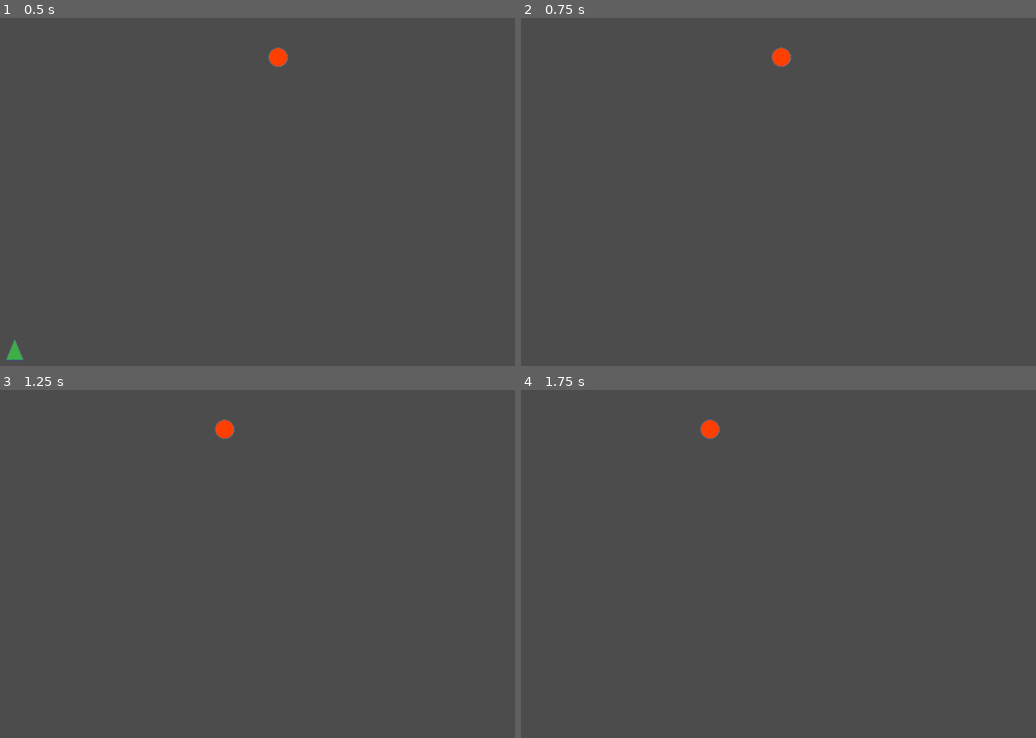
Above: before the commit, frames 1-4 (two rows, left to right).
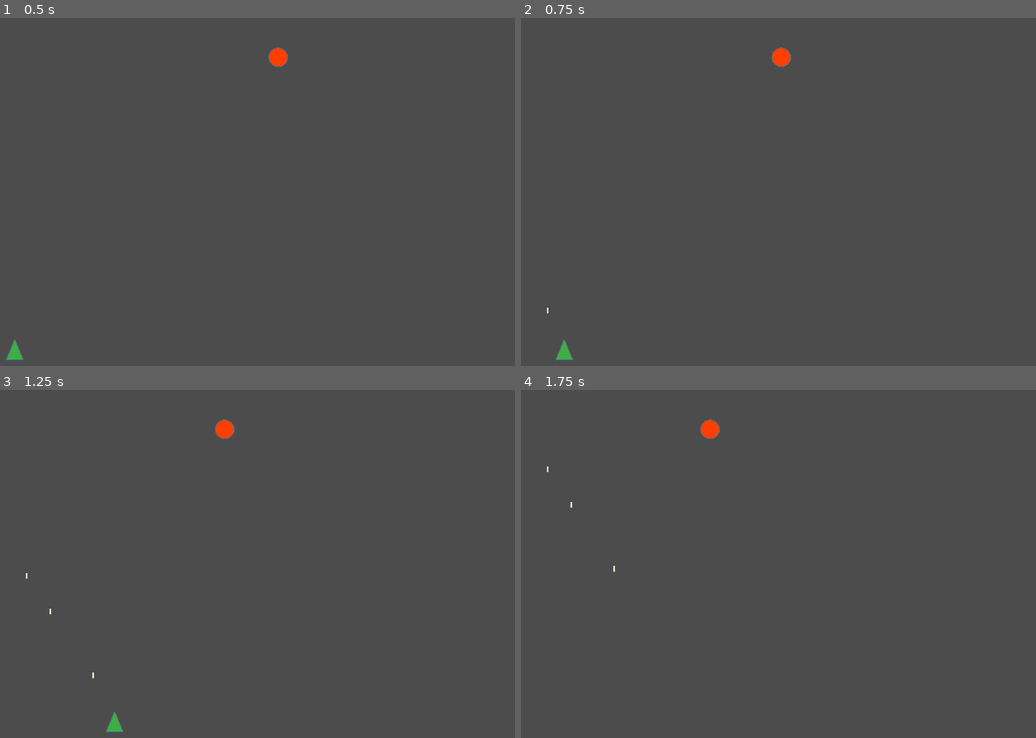
Above: after the commit, the same moments.

Repository: danieljohnson2/Shooty
Game: Godot game, scene res://Game.tscn
Same seed, same stepped clock (60 frames per second), same inputs: the game is played once before the commit and once after it.
Inputs:
- Up to frame 1 (0.5 s): no input
- Up to frame 2 (0.75 s): hold Right (ui_right) from 0.53 s (still down); tap Space (ui_select) at 0.6 s
- Up to frame 3 (1.25 s): keep holding Right (ui_right); tap Space (ui_select) at 0.77, 1.07 s
- Up to frame 4 (1.75 s): release Right (ui_right) at 1.28 s; hold Down (ui_down) from 1.28 s (still down); tap Space (ui_select) at 1.35, 1.52 s

Frame 1 is identical in both runs. In frame 2, 0.1% of the frame differs, in the area x 4-11%, y 83-99%; in frame 3, 0.1%, in the area x 4-24%, y 52-99%; in frame 4, less than 0.1%.

Commit message:
Move impact logic to Bullet.gd

Diff:
--- a/Bullet.gd
+++ b/Bullet.gd
@@ -2,10 +2,13 @@
 
 export var speed = 300
 export var duration = 1.5
-
 
 func _process(delta):
 	self.position.y -= delta * speed
 	duration -= delta
 	if duration <= 0:
 		self.queue_free()
+
+func _on_Bullet_body_entered(body):
+	body.queue_free()
+	self.queue_free()
--- a/Bullet.tscn
+++ b/Bullet.tscn
@@ -17,8 +17,8 @@
 gravity_scale = 1.0
 custom_integrator = false
 continuous_cd = 0
-contacts_reported = 0
-contact_monitor = false
+contacts_reported = 1
+contact_monitor = true
 sleeping = false
 can_sleep = true
 linear_velocity = Vector2( 0, 0 )
@@ -39,3 +39,5 @@
 
 build_mode = 0
 polygon = PoolVector2Array( -1.14563, 4.08378, -1.06541, -4.26165, 1.16272, -4.14933, 1.00883, 4.08378 )
+
+[connection signal="body_entered" from="." to="." method="_on_Bullet_body_entered"]
--- a/Enemy.gd
+++ b/Enemy.gd
@@ -22,8 +22,3 @@
 		bullet.duration = 2
 		bullet.speed = -200
 		get_parent().add_child(bullet)
-
-func _on_Enemy_body_entered(body):
-	if body.is_in_group("Bullet"):
-		body.queue_free()
-		self.queue_free()
--- a/Game.tscn
+++ b/Game.tscn
@@ -25,8 +25,8 @@
 gravity_scale = 1.0
 custom_integrator = false
 continuous_cd = 0
-contacts_reported = 1
-contact_monitor = true
+contacts_reported = 0
+contact_monitor = false
 sleeping = false
 can_sleep = true
 linear_velocity = Vector2( 0, 0 )
@@ -80,7 +80,3 @@
 position = Vector2( -0.0094564, 0.143933 )
 scale = Vector2( 1.31972, 1.30984 )
 shape = SubResource( 1 )
-
-[connection signal="body_entered" from="Player" to="Player" method="_on_Player_body_entered"]
-
-[connection signal="body_entered" from="Enemy" to="Enemy" method="_on_Enemy_body_entered"]
--- a/Player.gd
+++ b/Player.gd
@@ -28,10 +28,5 @@
 	if Input.is_action_just_pressed("ui_select"):
 		var bullet = bulletTemplate.instance()
 		bullet.position = self.position
-		bullet.position.y -= 10
+		bullet.position.y -= 20
 		get_parent().add_child(bullet)
-
-func _on_Player_body_entered(body):
-	if body.is_in_group("Bullet"):
-		body.queue_free()
-		self.queue_free()
